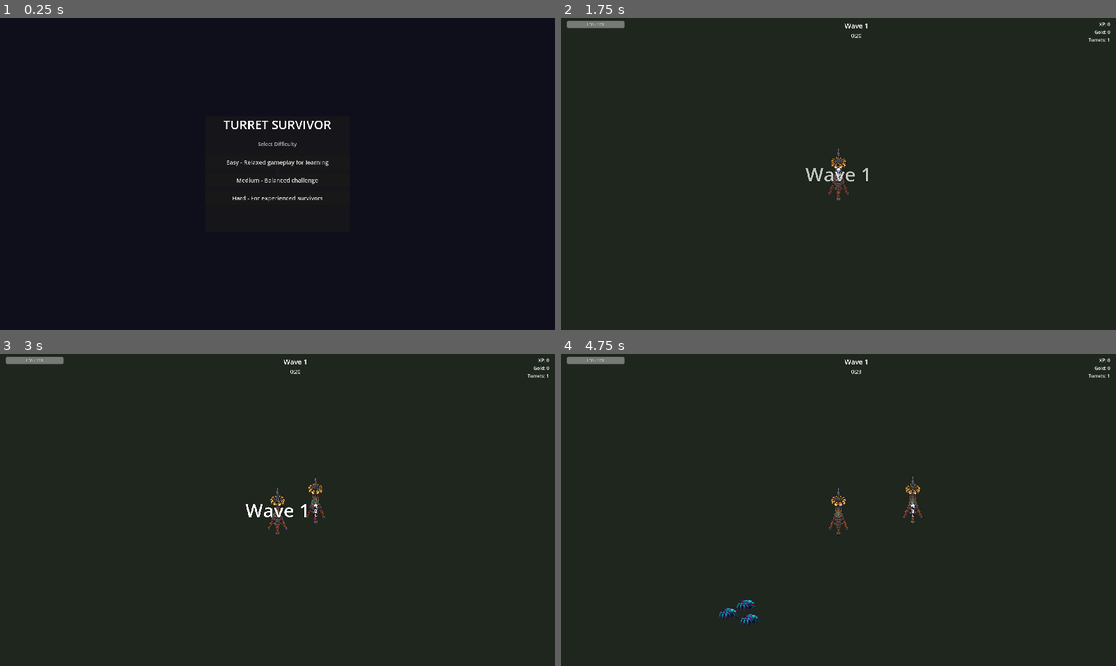
Above: before the commit, frames 1-4 (two rows, left to right).
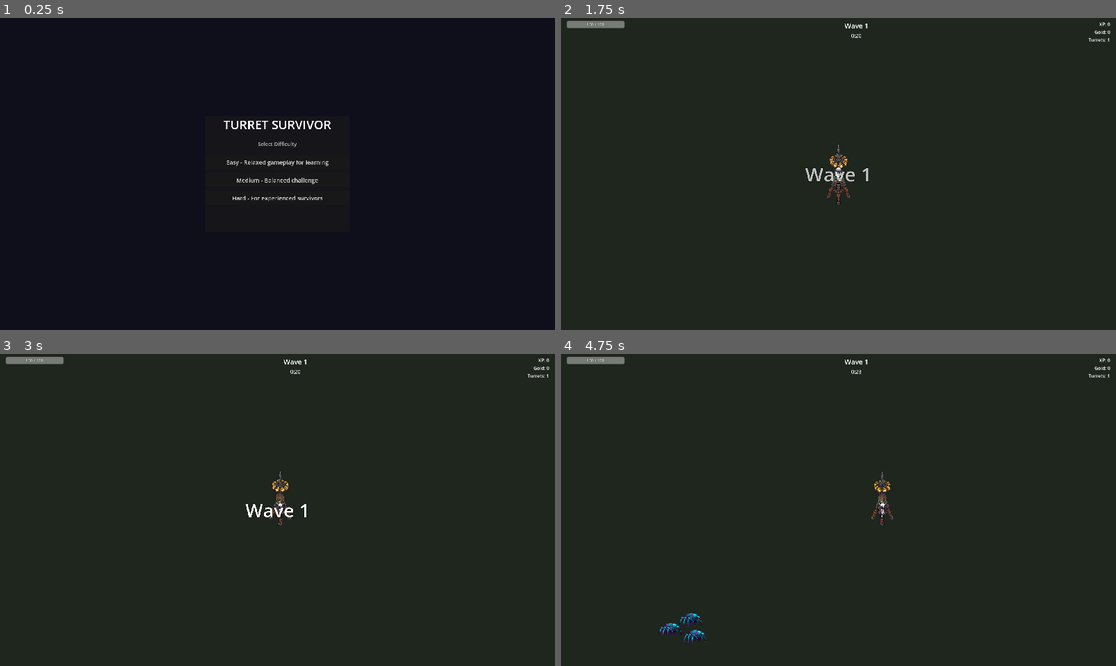
Above: after the commit, the same moments.

Repository: arebolledo2/turret-game
Game: Godot game, scene res://scenes/main.tscn
Same seed, same stepped clock (60 frames per second), same inputs: the game is played once before the commit and once after it.
Inputs (mouse positions are in pixels of both pictures, inside the frame that each line leads up to):
- Up to frame 1 (0.25 s): no input
- Up to frame 2 (1.75 s): click "Easy - Relaxed gameplay for l…" at 0.5 s; click "Sentinel - Enemies spawn at e…" at 1.25 s
- Up to frame 3 (3 s): tap Enter at 2 s; move the mouse to (399, 494) at 2.02 s; hold D (move_right) 2.03-2.75 s; tap F (pickup_turret) at 2.1 s; click (399, 494) at 2.17 s; drag from (166, 525) to (316, 510) at 2.77 s
- Up to frame 4 (4.75 s): move the mouse to (894, 441) at 3.52 s; hold D (move_right) 3.53-4.25 s; hold Shift 3.53-4.25 s; drag from (810, 572) to (910, 510) at 4.27 s

The runs differ from the first frame. In frame 2, 0.3% of the frame differs, in the area x 44-56%, y 40-60%; in frame 3, 0.5%; in frame 4, 1.2%, in the area x 17-66%, y 37-93%.

Commit message:
🔧 Prevent duplicate signal connections for player events and button presses

Diff:
--- a/scripts/camera_setup.gd
+++ b/scripts/camera_setup.gd
@@ -51,7 +51,7 @@
 	var zoom_for_height = viewport_size.y / float(Globals.ARENA_HEIGHT)
 
 	# Use the smaller zoom to ensure entire arena fits
-	base_zoom = min(zoom_for_width, zoom_for_height)
+	base_zoom = min(zoom_for_width, zoom_for_height) * GameConstants.CAMERA_DEFAULT_ZOOM_BOOST
 
 	# Set initial zoom
 	zoom = Vector2(base_zoom, base_zoom)
--- a/scripts/data/game_constants.gd
+++ b/scripts/data/game_constants.gd
@@ -9,6 +9,11 @@
 const ARENA_WIDTH: int = 1400
 const ARENA_HEIGHT: int = 900
 const MAX_WAVES: int = 10
+
+# =============================================================================
+# CAMERA
+# =============================================================================
+const CAMERA_DEFAULT_ZOOM_BOOST: float = 1.15  # Slightly zoomed in by default
 
 # =============================================================================
 # PLAYER
--- a/scripts/game_manager.gd
+++ b/scripts/game_manager.gd
@@ -17,10 +17,13 @@
 	turret_manager = get_node_or_null("../TurretManager")
 	tech_drop_spawner = get_node_or_null("../TechDropSpawner")
 
-	# Connect to player death
-	Events.player_died.connect(_on_player_died)
-	Events.difficulty_selected.connect(_on_difficulty_selected)
-	Events.game_mode_selected.connect(_on_game_mode_selected)
+	# Connect to player death (guard against duplicate connections)
+	if not Events.player_died.is_connected(_on_player_died):
+		Events.player_died.connect(_on_player_died)
+	if not Events.difficulty_selected.is_connected(_on_difficulty_selected):
+		Events.difficulty_selected.connect(_on_difficulty_selected)
+	if not Events.game_mode_selected.is_connected(_on_game_mode_selected):
+		Events.game_mode_selected.connect(_on_game_mode_selected)
 
 	# Show difficulty selection
 	call_deferred("show_difficulty_select")
--- a/scripts/ui/game_mode_select.gd
+++ b/scripts/ui/game_mode_select.gd
@@ -16,23 +16,13 @@
 	sentinel_button = nodes.get("sentinel_button")
 	invasion_button = nodes.get("invasion_button")
 
-	if sentinel_button and not sentinel_button.pressed.is_connected(_on_sentinel_pressed):
-		sentinel_button.pressed.connect(_on_sentinel_pressed)
-	if invasion_button and not invasion_button.pressed.is_connected(_on_invasion_pressed):
-		invasion_button.pressed.connect(_on_invasion_pressed)
+	# Note: Button connections are handled in hud.tscn scene file
+	# No need to connect them here to avoid duplicate signal emissions
 
 	base_panel_size = Vector2(BASE_PANEL_WIDTH, BASE_PANEL_HEIGHT)
 
 	# Call parent setup
 	super.setup(nodes, owner)
-
-
-func _on_sentinel_pressed() -> void:
-	hide_and_emit(GameEnums.GameMode.SENTINEL)
-
-
-func _on_invasion_pressed() -> void:
-	hide_and_emit(GameEnums.GameMode.INVASION)
 
 
 func _scale_fonts(scale: float) -> void:
